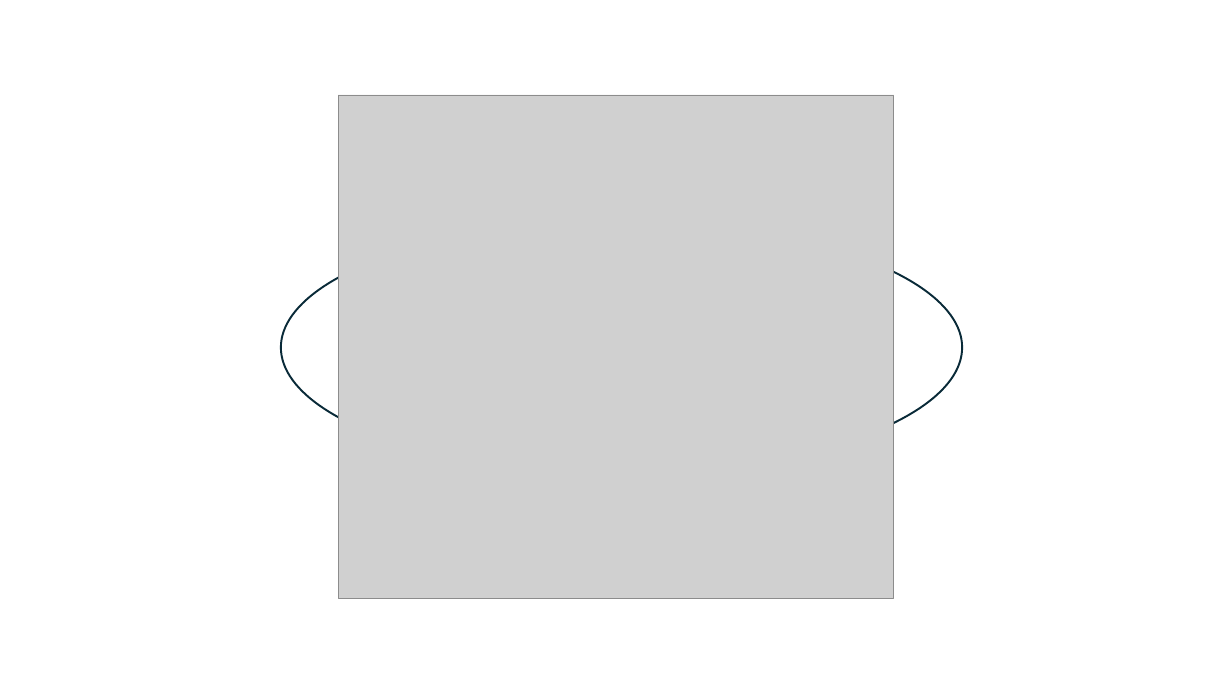
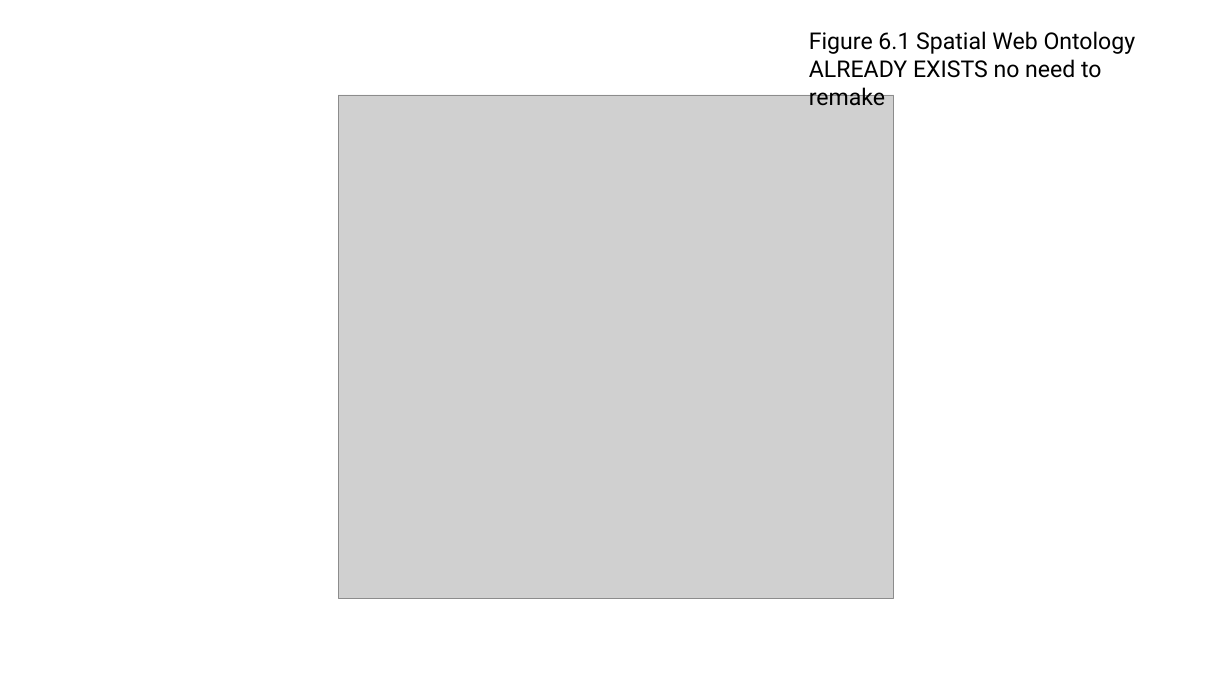
Before and after one commit to Spatial-Web-Foundation/UDG, a slide deck: slide 2 of UDG study diagrams.pptx. Drawn at 1232x693 pixels with LibreOffice and Linux fonts; fonts in the diff are those of the drawing; grey boxes stand for pictures. Boxes give left, top, right and bottom in pixels: in the first picture for what was removed or moved away, otherwise in the second. Text is boxed around its words. In the diff, an @@ line names an element or a change of style, - is before the commit and + after.

```diff
--- a/UDG study diagrams.pptx
+++ b/UDG study diagrams.pptx
@@ text added at [809, 31, 1136, 78], 18 pt, text #000000 @@
+Figure 6.1 Spatial Web Ontology
+ALREADY EXISTS no need to remake
@@ ellipse removed at [281, 222, 962, 473] @@
```
Also in this commit, not shown: 3 other slides changed, 1 slide added, 1 slide removed, 14 other files.
